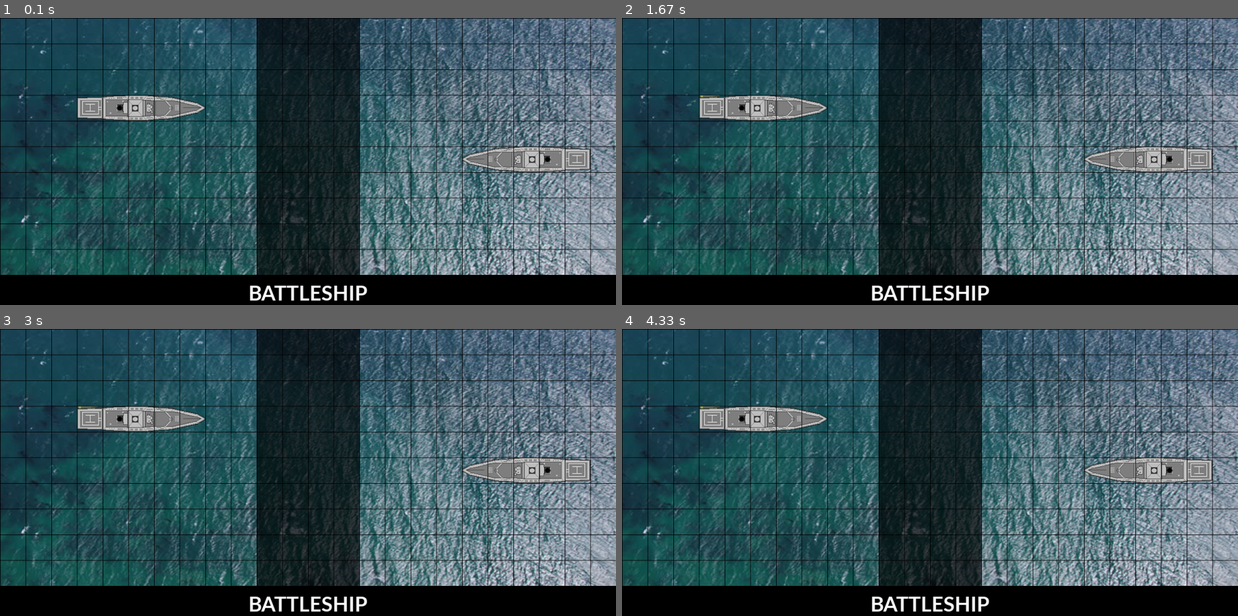
Above: before the commit, frames 1-4 (two rows, left to right).
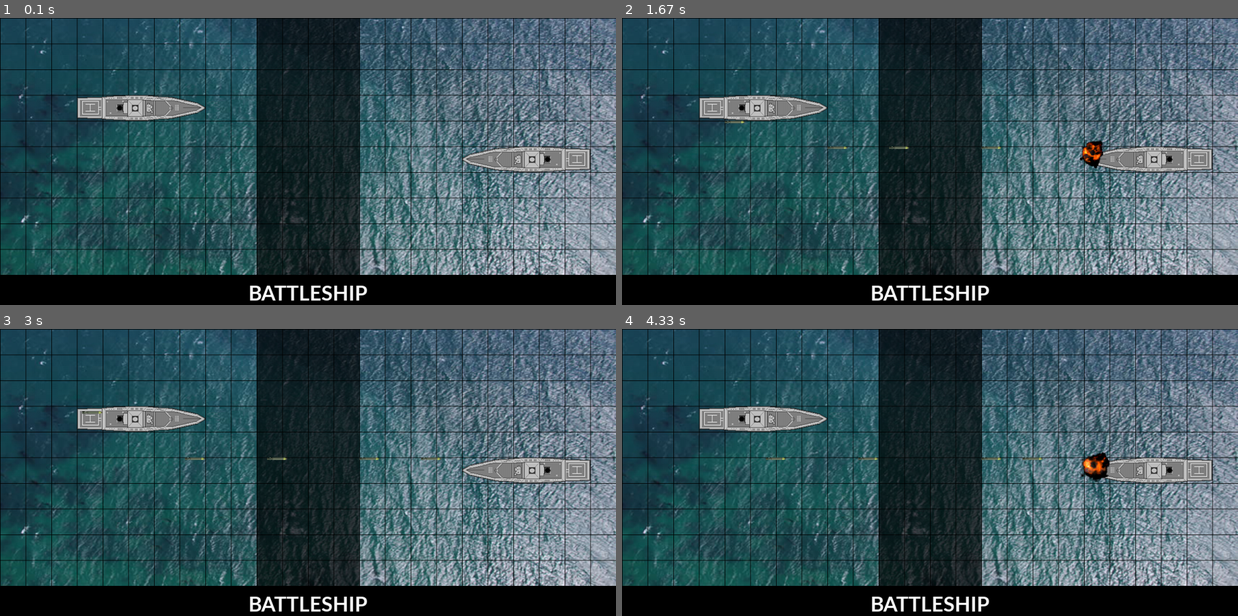
Above: after the commit, the same moments.

Repository: kimts2627/pygame_battleship
Game: pygame game, started from game.py
The game is run twice, just before and just after one commit, with the same random seed, the same clock (stepped at 60 frames per second) and the same inputs.
Inputs:
- Up to frame 1 (0.1 s): no input
- Up to frame 2 (1.67 s): tap Space at 0.33, 0.73, 1.03, 1.23, 1.57 s
- Up to frame 3 (3 s): tap Space at 1.87, 2.07, 2.37, 2.63, 2.97 s
- Up to frame 4 (4.33 s): tap Space at 3.27, 3.4, 3.8, 4.1 s

The runs differ from the first frame. In frame 1, 0.1% of the frame differs, in the area x 16-92%, y 26-54%; in frame 2, 0.5%; in frame 3, 0.3%; in frame 4, 0.6%, in the area x 12-92%, y 26-54%.

Commit message:
[Frontend] <feature>: Add attack function
Explode class가 추가 되었습니다.
space key 입력 시 미사일이 지정 좌표로 날아가 폭발 하도록
이펙트 및 이벤트가 추가 되었습니다.
추후, key event가 아닌 ai가 플레이 할 수 있도록 refactor 예정 입니다.

Diff:
--- a/game.py
+++ b/game.py
@@ -2,6 +2,7 @@
 import sys
 from os import path
 from globals import *
+import random
 
 pg.init()
 clock = pg.time.Clock()
@@ -13,40 +14,82 @@
 screen = pg.display.set_mode((WIDTH, HEIGHT))
 background = pg.image.load('images/background.jpeg')
 pg.display.set_caption('BATTLE-SHIP')
-sprite_group = pg.sprite.Group()
+
+back_group = pg.sprite.Group()
+red_ships = pg.sprite.Group()
+blue_ships = pg.sprite.Group()
 missile_group = pg.sprite.Group()
+effect_group = pg.sprite.Group()
 
 class Missile(pg.sprite.Sprite):
-    def __init__(self, col, row):
+    def __init__(self, col, row, team, target):
         pg.sprite.Sprite.__init__(self)
+        self.team = team
+        self.target = target
         self.image = pg.image.load(path.join('images', 'missile.png')).convert_alpha()
+        if team == 'red': self.image = pg.transform.flip(self.image, True, False)
         self.rect = self.image.get_rect()
         self.rect.x = col
         self.rect.y = row
-        self._layer = 2
-    def moveto_target(self):
-        print('')
+        self.speed = 10
+
+    def update(self):
+        print('update!')
+        x = self.target.x
+        y = self.target.y
+        if self.rect.x != x:
+            print(f'x는 {self.rect.x}')
+            if self.rect.x > x:
+                self.rect.x = self.rect.x - self.speed
+            elif self.rect.x < x:
+                self.rect.x = self.rect.x + self.speed
+        if self.rect.y != y:
+            print(f'y는 {self.rect.y}')
+            if self.rect.y > x:
+                self.rect.y = self.rect.y - self.speed
+            elif self.rect.y < x:
+                self.rect.y = self.rect.y + self.speed
+        if self.rect.y == y and self.rect.x == x:
+            print('hit!!!!!!!!!')
+            explode = Explode(x, y)
+            effect_group.add(explode)
+            missile_group.remove(self)
+
+class Explode(pg.sprite.Sprite):
+    def __init__(self, col, row):
+        pg.sprite.Sprite.__init__(self)
+        self.current_img = 1
+        self.image = pg.image.load(path.join('images', 'effects', f'explode{self.current_img}.png')).convert_alpha()
+        self.rect = self.image.get_rect()
+        self.rect.centerx = col
+        self.rect.centery = row
+    def update(self):
+        if self.current_img < 8:
+            self.current_img += 1
+        elif self.current_img == 8:
+            effect_group.empty()
+        self.image = pg.image.load(path.join('images', 'effects', f'explode{self.current_img}.png')).convert_alpha()
 
 class Ship(pg.sprite.Sprite):
-    def __init__(self, col, row, direction):
+    def __init__(self, col, row, team):
         pg.sprite.Sprite.__init__(self)
+        self.team = team
         self.image = pg.image.load(path.join('images', 'destroyer.png')).convert_alpha()
-        if direction == 'right': self.image = pg.transform.flip(self.image, True, False)
+        if self.team == 'red': self.image = pg.transform.flip(self.image, True, False)
         self.rect = self.image.get_rect()
         self.rect.x = col
         self.rect.y = row
         self._layer = 1
-    def attack(self):
+    def attack(self, target):
         x = self.rect.x
         y = self.rect.y
-        missile = Missile(x, y)
-        sprite_group.add(missile)
+        missile = Missile(x, y, self.team, target)
+        missile_group.add(missile)
 
-
-ship = Ship(150, 150, 'left')
-sprite_group.add(ship)
-ship2 = Ship(900, 250, 'right')
-sprite_group.add(ship2)
+ship = Ship(150, 150, 'blue')
+blue_ships.add(ship)
+ship2 = Ship(900, 250, 'red')
+red_ships.add(ship2)
 
 class Blank(pg.sprite.Sprite):
   def __init__(self, col, row):
@@ -78,16 +121,17 @@
     for row in range(0, len(map_data[col][0])):
         if map_data[col][0][row] == 'o':
             sea = Sea(col, row)
-            sprite_group.add(sea)
+            back_group.add(sea)
         if map_data[col][0][row] == 'x':
             blank = Blank(col, row)
-            sprite_group.add(blank)
+            back_group.add(blank)
 
 def draw_grid():
     for x in range(0, WIDTH, TILESIZE):
         pg.draw.line(screen, (0, 0, 0, 50), (x, 0), (x, 500))
     for y in range(0, 500, TILESIZE):
         pg.draw.line(screen, (0, 0, 0, 50), (0, y), (WIDTH, y))
+    back_group.draw(screen)
 
 done = False
 while not done:
@@ -97,14 +141,20 @@
             done = True
         elif event.type == pg.KEYDOWN:
             if event.key == pg.K_SPACE:
-                ship.attack()
+                ships_num = len(red_ships.sprites())
+                ship = blue_ships.sprites()[random.randrange(0, ships_num)]
+                ship.attack(red_ships.sprites()[0].rect)
     screen.fill(BLACK)
 
     screen.blit(background, (0, -176))
     screen.blit(message_title, title_rect)
-    sprite_group.draw(screen)
+    draw_grid()
+    red_ships.draw(screen)
+    blue_ships.draw(screen)
     missile_group.draw(screen)
-    draw_grid()
+    missile_group.update()
+    effect_group.draw(screen)
+    effect_group.update()
     pg.display.update()
 pg.quit()
 sys.exit()
Binary file added: images/effects/explode1.png
Binary file added: images/effects/explode2.png
Binary file added: images/effects/explode3.png
Binary file added: images/effects/explode4.png
Binary file added: images/effects/explode5.png
Binary file added: images/effects/explode6.png
Binary file added: images/effects/explode7.png
Binary file added: images/effects/explode8.png
Binary file changed: images/missile.png
